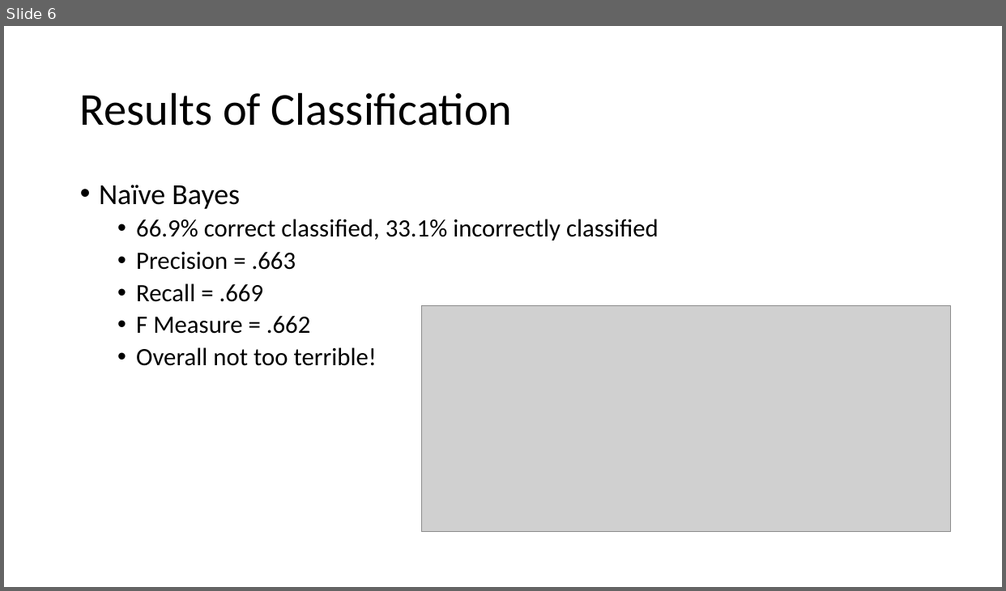
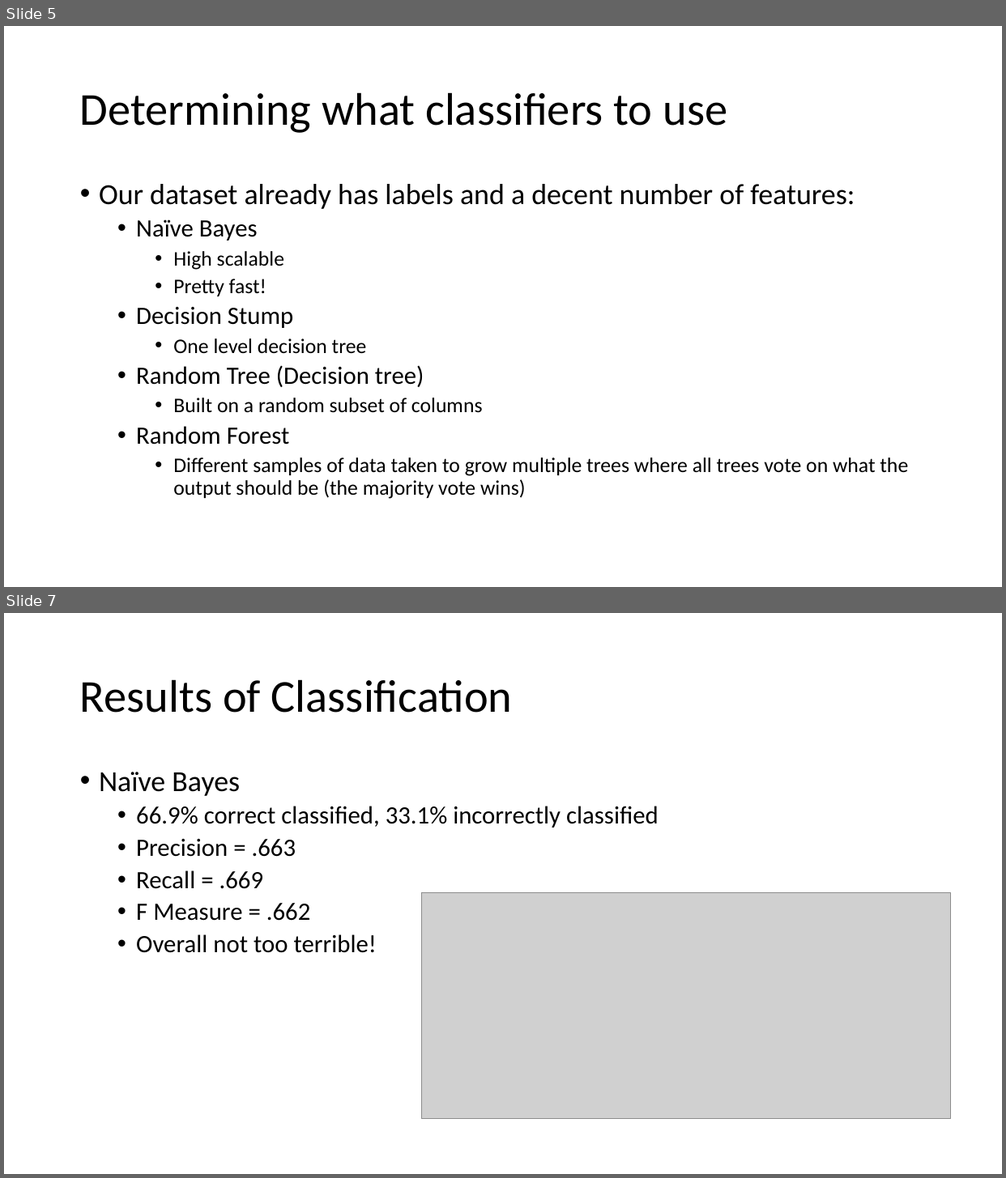
Before and after one commit to ndarwich/Crash-Analysis, a slide deck: Slides/WekaSlides.pptx. Shown one above the other, each under a label of ours: slide 6 before the commit, slides 5 and 7 after it; the slides between them are not shown. The pictures are 1006x591 and 1006x1178 pixels, drawn with LibreOffice and Linux fonts; fonts in the diff are those of the drawing; grey boxes stand for pictures. Boxes give left, top, right and bottom in pixels: in the first picture for what was removed or moved away, otherwise in the second. Text is boxed around its words. In the diff, an @@ line names an element or a change of style, - is before the commit and + after.

```diff
--- a/Slides/WekaSlides.pptx
+++ b/Slides/WekaSlides.pptx
@@ slide 5 added at bbox=[4, 26, 1002, 587], background #FFFFFF @@
@@ title added at bbox=[80, 92, 727, 133], 44 pt, text #000000 @@
+Determining what classifiers to use
@@ text added at bbox=[99, 184, 908, 499], 20 pt, text #000000 @@
+• Our dataset already has labels and a decent number of features:
+  • Naïve Bayes
+    • High scalable
+    • Pretty fast!
+  • Decision Stump
+    • One level decision tree
+  • Random Tree (Decision tree)
+    • Built on a random subset of columns
+  • Random Forest
+    • Different samples of data taken to grow multiple trees where all trees vote on what the output should be (the majority vote wins)
@@ what was slide 6 is now slide 7 @@
```
Also in this commit, not shown: 2 slides changed, 6 other slides added.
